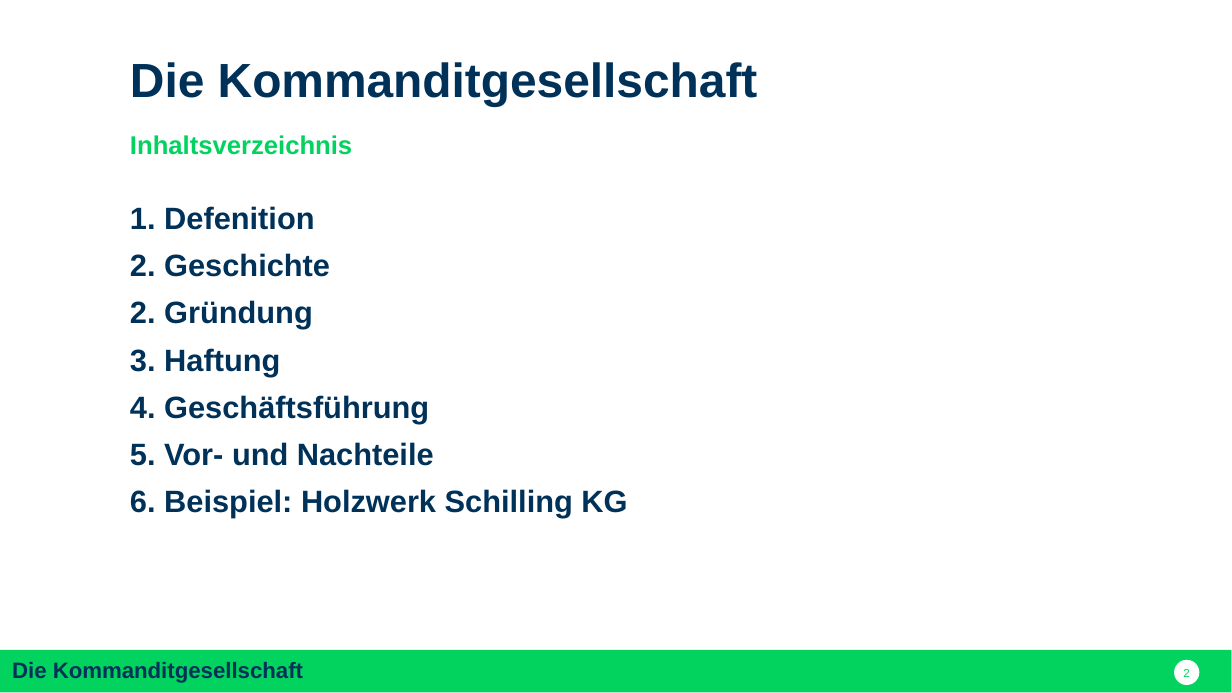
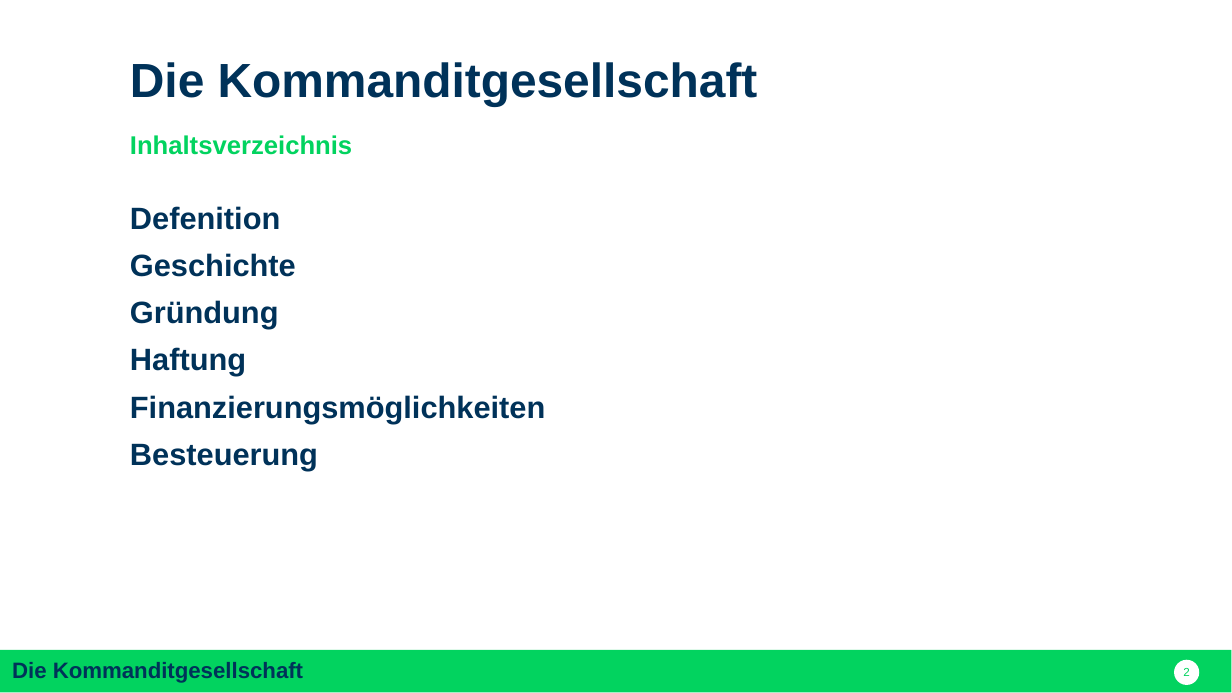
Before and after one commit to nodeg/exercises, a slide deck: slide 2 of FINAL_Referat_BWP_FINAL.pptx. Drawn at 1232x693 pixels with LibreOffice and Linux fonts; fonts in the diff are those of the drawing. Boxes give left, top, right and bottom in pixels: in the first picture for what was removed or moved away, otherwise in the second. Text is boxed around its words. In the diff, an @@ line names an element or a change of style, - is before the commit and + after.

```diff
--- a/FINAL_Referat_BWP_FINAL.pptx
+++ b/FINAL_Referat_BWP_FINAL.pptx
@@ text at [130, 206, 545, 471]: text changed @@
-1. Defenition
-2. Geschichte
-2. Gründung
-3. Haftung
-4. Geschäftsführung
-5. Vor- und Nachteile
-6. Beispiel: Holzwerk Schilling KG
+Defenition
+Geschichte
+Gründung
+Haftung
+Finanzierungsmöglichkeiten
+Besteuerung
```
Also in this commit, not shown: 1 slide added.
